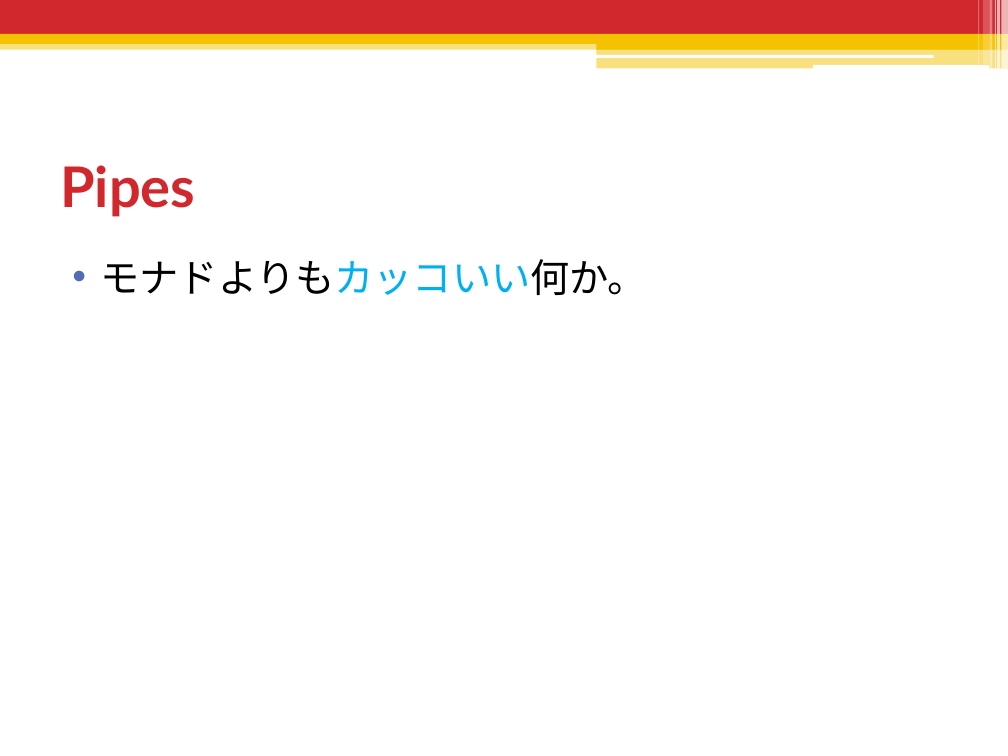
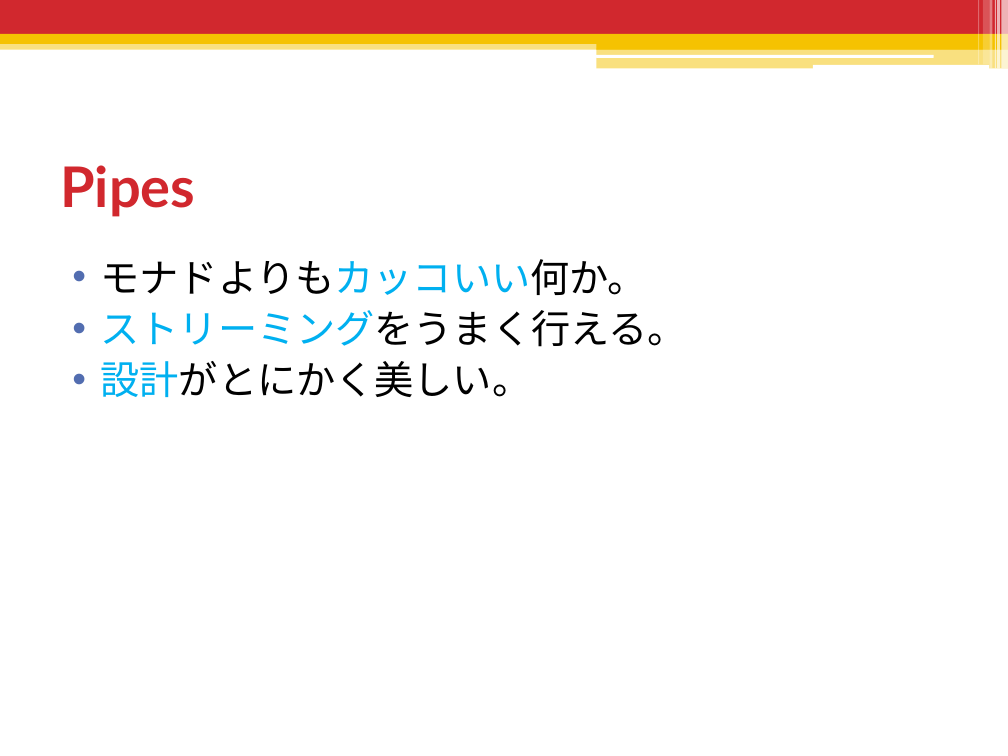
Before and after one commit to shiatsumat/HaskellLecture, a slide deck: slide 171 of 2_monad/slides/2_monad.pptx (slide 185 before the commit). Drawn at 1008x756 pixels with LibreOffice and Linux fonts; fonts in the diff are those of the drawing. Boxes give left, top, right and bottom in pixels: in the first picture for what was removed or moved away, otherwise in the second. Text is boxed around its words. In the diff, an @@ line names an element or a change of style, - is before the commit and + after.

```diff
--- a/2_monad/slides/2_monad.pptx
+++ b/2_monad/slides/2_monad.pptx
@@ text at (101,310,687,397): paragraphs added @@
+• ストリーミングをうまく行える。
+• 設計がとにかく美しい。
```
Also in this commit, not shown: 2 other slides changed, 1 slide added, 16 slides removed, 2 other files.
